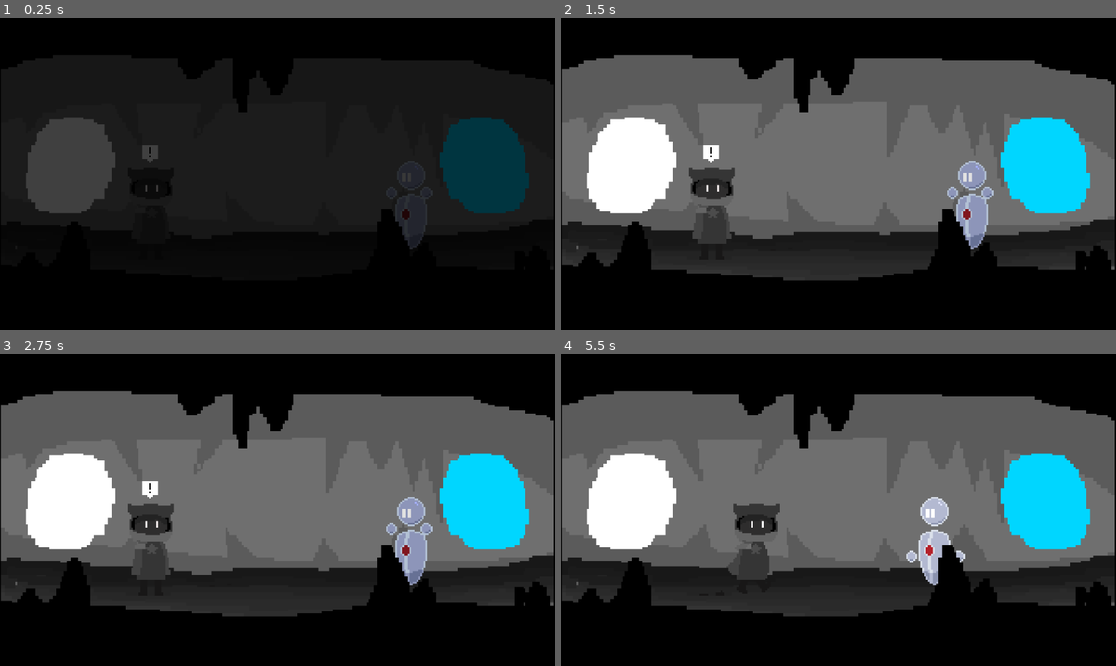
Above: before the commit, frames 1-4 (two rows, left to right).
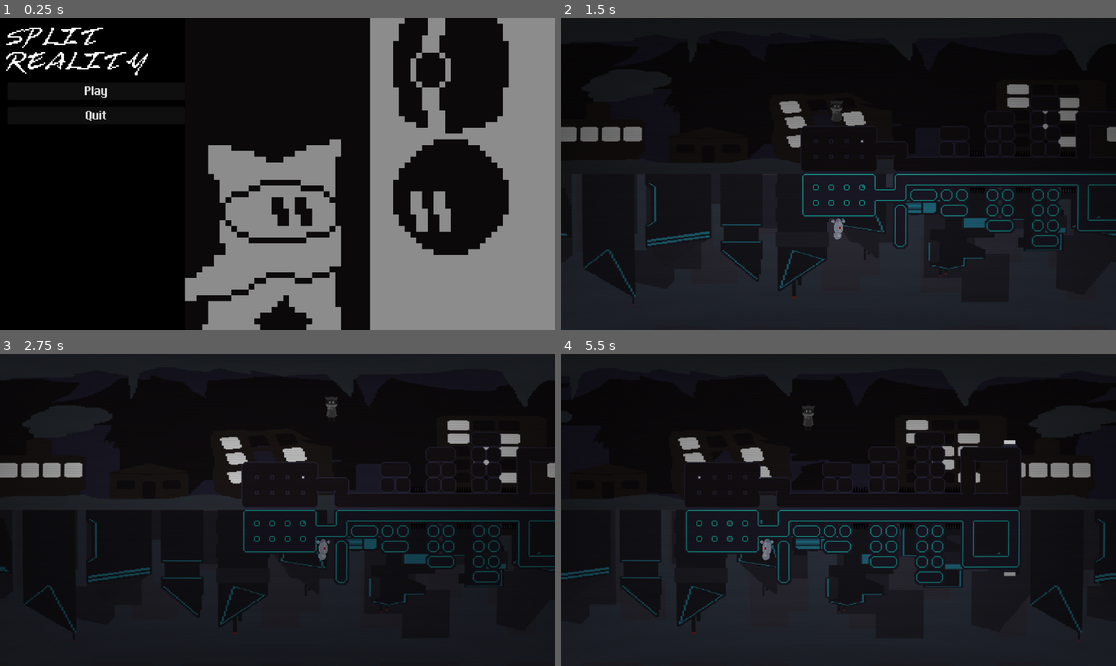
Above: after the commit, the same moments.

Repository: miniaturity/campfire-nyc
Game: Godot game, scene res://scenes/main_menu.tscn
The game is run twice, just before and just after one commit, with the same random seed, the same clock (stepped at 60 frames per second) and the same inputs. Before the commit the project starts from res://scenes/levels/Final.tscn.
Inputs (mouse positions are in pixels of both pictures, inside the frame that each line leads up to):
- Up to frame 1 (0.25 s): no input
- Up to frame 2 (1.5 s): click (655, 89) at 0.5 s, where only the run after the commit has a clickable "Play"; hold D (move_right) from 1.28 s (still down); hold E (switch_controls) from 1.28 s (still down)
- Up to frame 3 (2.75 s): keep holding D (move_right); tap Space (jump) at 1.52, 2.27 s; release E (switch_controls) at 2.03 s; tap E (switch_controls) at 2.1 s
- Up to frame 4 (5.5 s): release D (move_right) at 2.78 s; hold A (move_left) 2.78-3.53 s; hold E (switch_controls) 2.78-3.53 s; tap Enter at 3.5 s; hold D (move_right) 3.53-5.03 s; tap E (switch_controls) at 3.6, 5.1 s; tap Space (jump) at 3.77, 4.52, 5.27 s; hold E (switch_controls) 4.28-5.03 s; hold A (move_left) from 5.03 s (still down)

The runs differ from the first frame. In frame 1, 46% of the frame differs, in the area x 0-100%, y 0-100%; in frame 2, 75%; in frame 3, 80%; in frame 4, 81%.

Commit message:
Set main menu as main scene

Diff:
--- a/project.godot
+++ b/project.godot
@@ -11,7 +11,7 @@
 [application]
 
 config/name="Campfire NYC"
-run/main_scene="uid://dp0vgb7hb13cr"
+run/main_scene="uid://plv4xxab1wjp"
 config/features=PackedStringArray("4.6", "GL Compatibility")
 run/max_fps=60
 boot_splash/bg_color=Color(0, 0, 0, 1)
